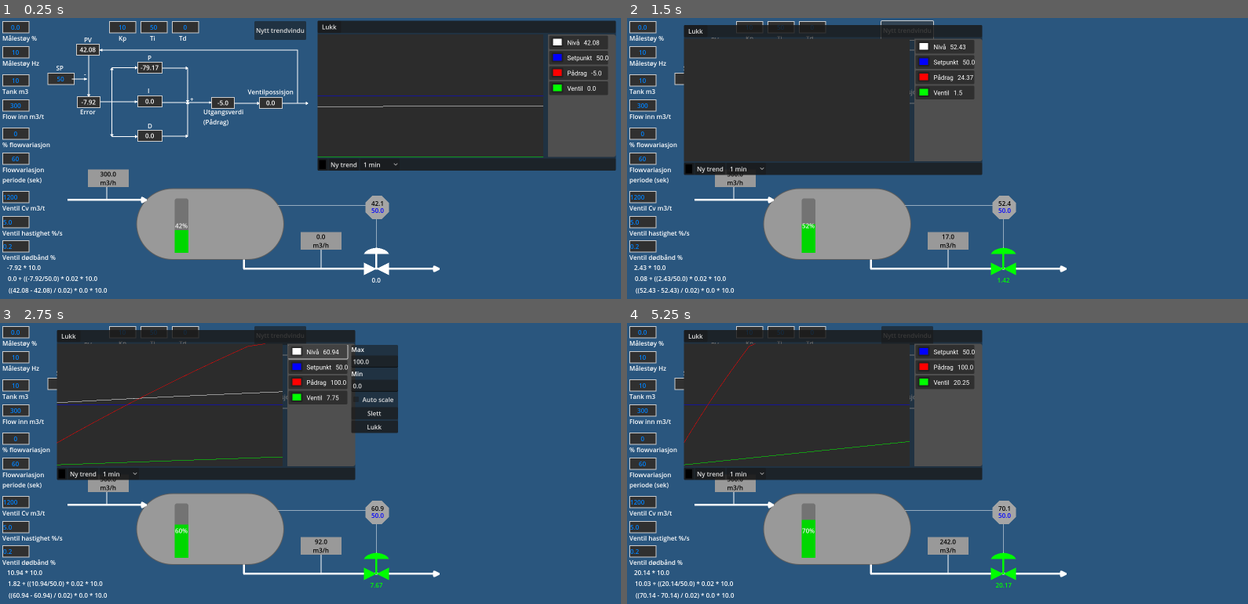
Above: before the commit, frames 1-4 (two rows, left to right).
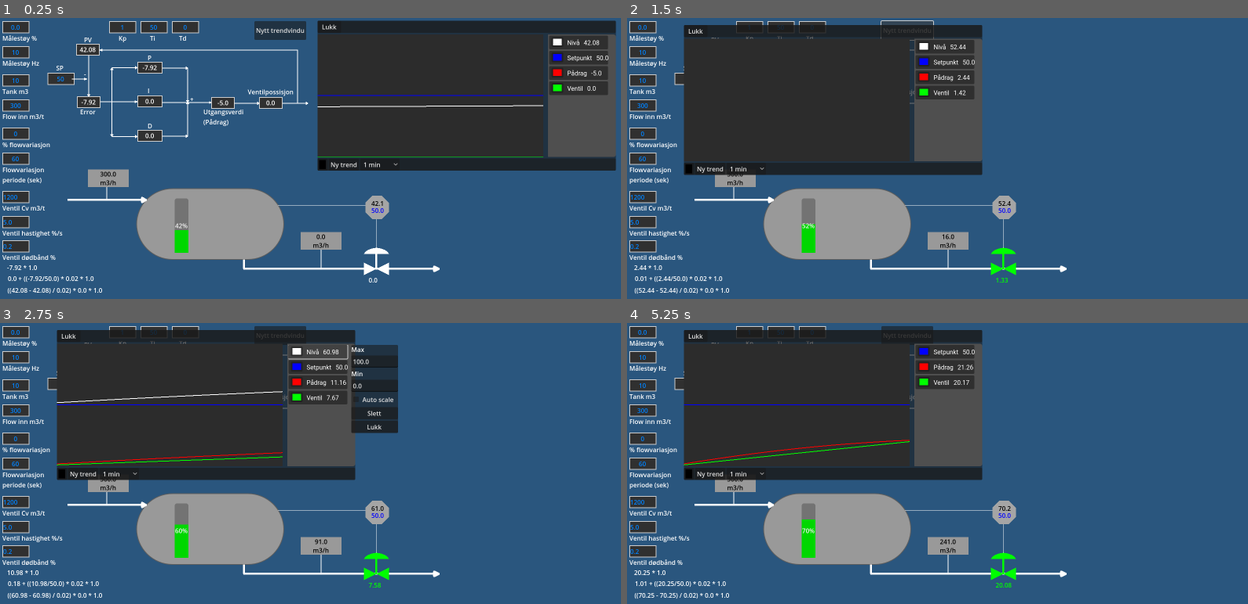
Above: after the commit, the same moments.

Repository: Keroflux/PIDsimulator
Game: Godot game, scene res://PIDsim.tscn
Same seed, same stepped clock (60 frames per second), same inputs: the game is played once before the commit and once after it.
Inputs (mouse positions are in pixels of both pictures, inside the frame that each line leads up to):
- Up to frame 1 (0.25 s): no input
- Up to frame 2 (1.5 s): click "Lukk" at 0.5 s; click "Nytt trendvindu" at 1.25 s
- Up to frame 3 (2.75 s): click (316, 351) at 2 s
- Up to frame 4 (5.25 s): click "Auto scale" at 2.75 s; click "Slett" at 3.5 s; click (943, 351) at 4.27 s; click "Lukk" at 5 s

The runs differ from the first frame. In frame 1, 0.5% of the frame differs, in the area x 1-88%, y 2-99%; in frame 2, 0.3%; in frame 3, 0.9%, in the area x 1-62%, y 2-99%; in frame 4, 0.9%.

Commit message:
Ticher lines and reduced gain

Diff:
--- a/Derivat.gd
+++ b/Derivat.gd
@@ -3,7 +3,7 @@
 var type: String = "D"
 var utgangsverdi: float = 0.0
 var Td: float = 0.0
-var Kp: float = 10
+var Kp: float = 1
 var avvik: float = 0.0
 var forrige_avvik: float = 0.0
 var forrige_prosessverdi: float = 0.0
--- a/Integral.gd
+++ b/Integral.gd
@@ -3,7 +3,7 @@
 var type: String = "I"
 var utgangsverdi: float = 0.0
 var Ti: float = 50.0
-var Kp: float = 10.0
+var Kp: float = 1.0
 var avvik: float = 0.0
 var i: float = 0.0
 var trend: float = 0.0
--- a/PIDsim.tscn
+++ b/PIDsim.tscn
@@ -340,9 +340,9 @@
 [node name="Label2" type="Label" parent="Blokkdiagram/Derivat"]
 layout_mode = 1
 anchors_preset = -1
-anchor_left = -5.125
+anchor_left = -5.17188
 anchor_top = 14.0667
-anchor_right = -1.60938
+anchor_right = -1.65626
 anchor_bottom = 14.0667
 offset_top = -24.0
 offset_right = 19.0
@@ -544,7 +544,6 @@
 offset_top = 143.333
 offset_right = 663.333
 offset_bottom = 166.333
-horizontal_alignment = 1
 
 [node name="Controller" type="Node2D" parent="TankDrawing"]
 position = Vector2(815, 427)
@@ -599,7 +598,7 @@
 grow_vertical = 2
 theme_override_colors/font_color = Color(0, 0.513726, 1, 1)
 theme_override_styles/normal = SubResource("3")
-text = "10"
+text = "1"
 alignment = 1
 
 [node name="Label" type="Label" parent="UI/Kp"]
--- a/Proporsjonal.gd
+++ b/Proporsjonal.gd
@@ -2,7 +2,7 @@
 
 var type: String = "P"
 var utgangsverdi: float = 0.0
-var Kp: float = 10.0
+var Kp: float = 1.0
 var avvik: float = 0.0
 var trend: float = 0.0
 
--- a/TrendLine2.gd
+++ b/TrendLine2.gd
@@ -30,7 +30,7 @@
 
 
 func _draw() -> void:
-	draw_polyline(trend, color, 1.0)
+	draw_polyline(trend, color, 2.0)
 
 
 func _on_Timer_timeout() -> void:
